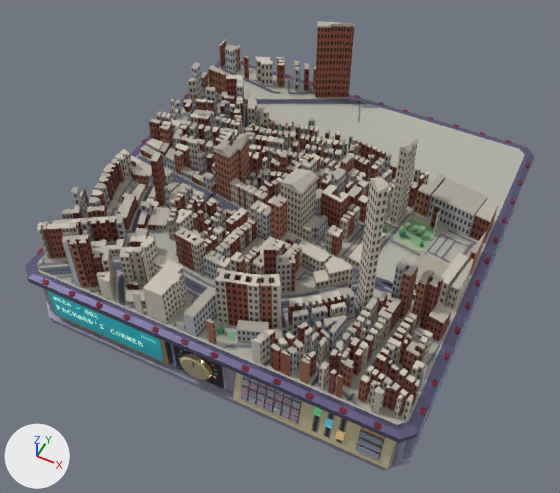
An edit to the glTF model web/public/assets-demo/segment-place-brico.glb, drawn before and after from the same camera.
One viewpoint serves both versions: a camera (50 mm lens) standing at (0.535, -1.158, 1.283) and looking at (0.017, -0.121, -0.013). Lighting does not change. The marker at lower left points along +X, +Y and +Z. The older version comes first. Vertices at exactly the same position are counted once.

Objects in the first picture: 'Brushed chamfers', 'Enamel and window panes', 'LCD_Screen', 'Masonry street elevations', 'Masonry, foliage and streets', 'Powder-coated alloy' and 2 more.
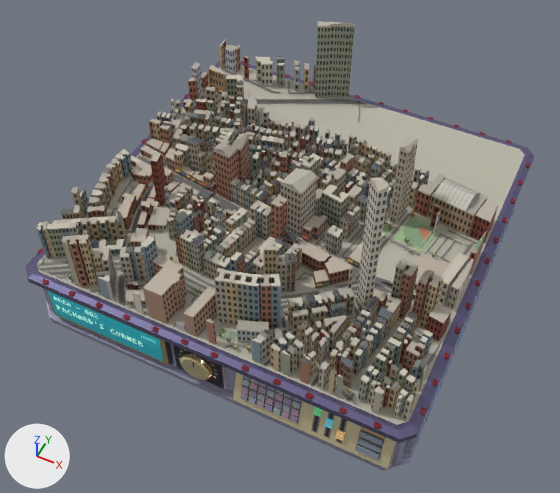
Boxes [x1, y1, x2, y2] around the edits, measured in the pictures (560 x 493 px; the box of a moved part takes in the faces that stretch with it):
part 1 of me_masonry__foliage_and_streets, deleted: before [217, 223, 426, 332]
part 2 of me_masonry__foliage_and_streets, built on: before [217, 329, 310, 383]; after [44, 69, 487, 393]
part 3 of me_masonry__foliage_and_streets, added: after [277, 56, 316, 69]
part 4 of me_masonry__foliage_and_streets, recoloured: [37, 26, 487, 418] in both
part 5 of me_masonry_street_elevations, moved or reshaped: before [127, 69, 329, 290]; after [127, 70, 329, 290]
part 6 of me_masonry_street_elevations, surface changed: [137, 73, 306, 239] in both
part 7 of me_masonry_street_elevations, recoloured: [39, 26, 476, 418] in both

The change in detail:
me_masonry__foliage_and_streets is used by ob_masonry__foliage_and_streets; location (0.0, 0.0, 0.0).
me_masonry__foliage_and_streets had 9655 vertices, 8189 faces and spanned x -0.428..0.428, y -0.428..0.428, z -0.007..0.362.
me_masonry__foliage_and_streets now has 21946 vertices, 19499 faces and spans x -0.428..0.428, y -0.428..0.428, z -0.007..0.362.
me_masonry__foliage_and_streets part 1: 24 loose pieces with 269 vertices, spanning x 0.014..0.306, y -0.4..0.045, z 0.002..0.037, are deleted.
me_masonry__foliage_and_streets part 2: 2 vertices moved within x 0.108..0.225, y -0.424..0.167, z 0.042..0.072; 8 vertices removed from x 0.013..0.028, y -0.401..-0.386, z 0.007..0.02; 12489 vertices added at x -0.424..0.424, y -0.424..0.306, z 0.002..0.104.
me_masonry__foliage_and_streets part 3: 63 vertices added at x -0.261..-0.142, y 0.397..0.424, z 0.072..0.078.
me_masonry__foliage_and_streets part 4: 4294 kept faces spanning x -0.428..0.428, y -0.428..0.428, z -0.007..0.218 get new vertex colours.
Other edits to the shape of me_masonry__foliage_and_streets do not show in these pictures.
me_masonry_street_elevations is used by ob_masonry_street_elevations; location (0.0, 0.0, 0.0).
me_masonry_street_elevations had 7078 vertices, 5936 faces and spanned x -0.424..0.424, y -0.424..0.424, z 0.003..0.347.
me_masonry_street_elevations now has 7151 vertices, 5936 faces and spans x -0.424..0.424, y -0.424..0.424, z 0.003..0.347.
Part 5, on me_masonry_street_elevations:
37 vertices are removed from x -0.424..0.143, y -0.378..0.284, z 0.021..0.072.
149 faces are deleted.
32 vertices in x -0.423..0.037, y -0.282..0.188, z 0.021..0.064 move by (0.0, 0.0, -0.002).
22 vertices in x -0.399..0.083, y -0.127..0.306, z 0.042..0.072 move by (0.0, 0.0, -0.003).
2 vertices are added at (-0.368, 0.284, 0.069), (-0.394, 0.289, 0.069).
78 new vertices lie (0.0, 0.0, 0.016) away from vertices in x -0.39..0.165, y -0.385..0.18, z 0.003.
24 new vertices lie (0.0, 0.0, 0.036) away from vertices in x -0.365..0.095, y -0.295..-0.028, z 0.003.
6 new vertices lie (0.0, 0.0, 0.059) away from vertices in x -0.424..-0.328, y 0.07..0.236, z 0.003.
149 new faces join them.
me_masonry_street_elevations part 6: 81 kept faces spanning x -0.423..0.083, y -0.282..0.306, z 0.003..0.069 get new texture (UV) coordinates.
me_masonry_street_elevations part 7: 4969 kept faces spanning x -0.424..0.424, y -0.424..0.424, z 0.003..0.218 get new vertex colours.
